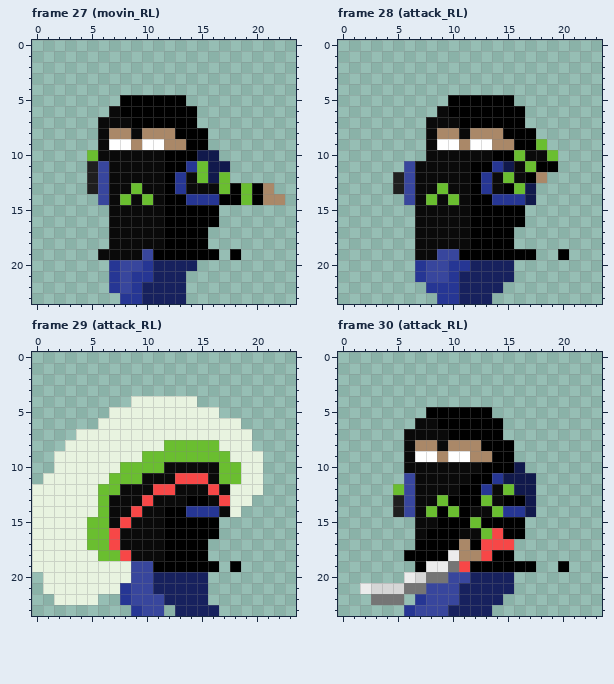
Pixel-art file: Assets/Resources/aseprite/perso1.aseprite. The picture above is the old version.
24x24 pixels, 32 frames. Colours within 5 levels of each other are drawn and written as one. Shown: frame 27 (movin_RL), frame 28 (attack_RL), frame 29 (attack_RL), frame 30 (attack_RL). The commit also changed other frames, which this record leaves out.
After:
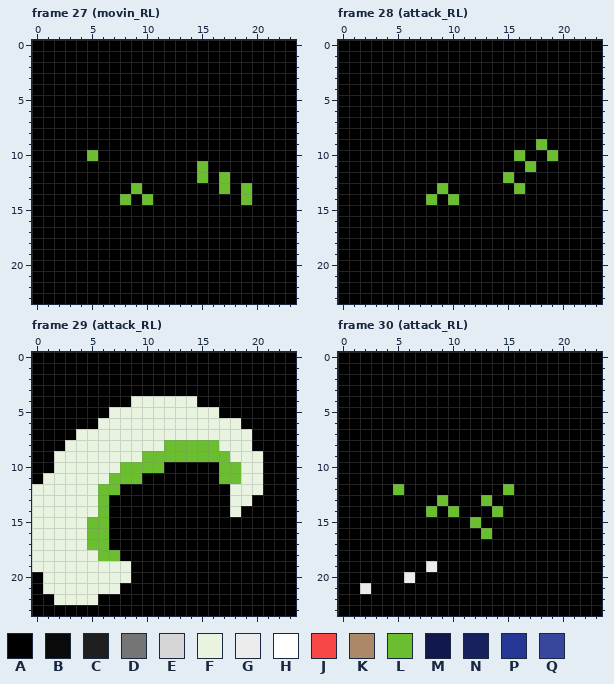
Palette (. is transparent): A #000000  B #0a0a0a  C #1f1f1f  D #757575  E #d6d6d6  F #e8f3e0  G #ececec  H #ffffff  J #f74747  K #aa8868  L #6abe30  M #11194c  N #17215e  P #263694  Q #38469d
Change:
layer "perso RL/legs" now hidden
layer "perso RL/arm R" now hidden
layer "perso RL/hoodie" now hidden
layer "perso RL/backpack" now hidden
layer "perso RL/arm L" now hidden
layer "perso RL/head" now hidden
layer "perso RL/arm L katana" now hidden
layer "tmp" added
layer "emission_map" added
--- frame 27 (movin_RL), layer "emission_map"
@@ x 0..23 @@
- 0 ........................
- 1 ........................
- 2 ........................
- 3 ........................
- 4 ........................
- 5 ........AAAAAA..........
- 6 .......BAAAAAAA.........
- 7 ......BBBAAAAAA.........
- 8 ......BKKBKKKAAA........
- 9 ......BHHKHHKKAA........
-10 .....LBBBBBBAAAMM.......
-11 .....CQBBBBBAAPLMM......
-12 .....CQBBBBBAPBLML......
-13 .....CQBBLBBAPBBBLALAK..
-14 ......QBLBLBAAPPPAALAKK.
-15 .......BBBBBAAAAA.......
-16 .......BBBBBAAAAA.......
-17 .......BBBBBAAAA........
-18 .......BBBBBAAAA........
-19 ......BBBBQAAAAAA.A.....
-20 .......PQQPNNNN.........
-21 .......PQPPNNN..........
-22 .......PQPNNNN..........
-23 ........PPNNNN..........
+ 0 AAAAAAAAAAAAAAAAAAAAAAAA
+ 1 AAAAAAAAAAAAAAAAAAAAAAAA
+ 2 AAAAAAAAAAAAAAAAAAAAAAAA
+ 3 AAAAAAAAAAAAAAAAAAAAAAAA
+ 4 AAAAAAAAAAAAAAAAAAAAAAAA
+ 5 AAAAAAAAAAAAAAAAAAAAAAAA
+ 6 AAAAAAAAAAAAAAAAAAAAAAAA
+ 7 AAAAAAAAAAAAAAAAAAAAAAAA
+ 8 AAAAAAAAAAAAAAAAAAAAAAAA
+ 9 AAAAAAAAAAAAAAAAAAAAAAAA
+10 AAAAALAAAAAAAAAAAAAAAAAA
+11 AAAAAAAAAAAAAAALAAAAAAAA
+12 AAAAAAAAAAAAAAALALAAAAAA
+13 AAAAAAAAALAAAAAAALALAAAA
+14 AAAAAAAALALAAAAAAAALAAAA
+15 AAAAAAAAAAAAAAAAAAAAAAAA
+16 AAAAAAAAAAAAAAAAAAAAAAAA
+17 AAAAAAAAAAAAAAAAAAAAAAAA
+18 AAAAAAAAAAAAAAAAAAAAAAAA
+19 AAAAAAAAAAAAAAAAAAAAAAAA
+20 AAAAAAAAAAAAAAAAAAAAAAAA
+21 AAAAAAAAAAAAAAAAAAAAAAAA
+22 AAAAAAAAAAAAAAAAAAAAAAAA
+23 AAAAAAAAAAAAAAAAAAAAAAAA
--- frame 28 (attack_RL), layer "emission_map"
@@ x 0..23 @@
- 0 ........................
- 1 ........................
- 2 ........................
- 3 ........................
- 4 ........................
- 5 ..........AAAAAA........
- 6 .........BAAAAAAA.......
- 7 ........BBBAAAAAA.......
- 8 ........BKKBKKKAAA......
- 9 ........BHHKHHKKAAL.....
-10 ........BBBBBBAALBBL....
-11 ......QBBBBBAAPMBLAA....
-12 .....CQBBBBBAPBLBAK.....
-13 .....CQBBLBBAPBALM......
-14 ......QBLBLBAAPPPM......
-15 .......BBBBBAAAAA.......
-16 .......BBBBBAAAAA.......
-17 .......BBBBBAAAA........
-18 .......BBBBBAAAA........
-19 .......BBQQAAAAAAA..A...
-20 .......PQQPPNNNN........
-21 .......PQQPNNNNN........
-22 ........PPPNNNN.........
-23 .........PPNNN..........
+ 0 AAAAAAAAAAAAAAAAAAAAAAAA
+ 1 AAAAAAAAAAAAAAAAAAAAAAAA
+ 2 AAAAAAAAAAAAAAAAAAAAAAAA
+ 3 AAAAAAAAAAAAAAAAAAAAAAAA
+ 4 AAAAAAAAAAAAAAAAAAAAAAAA
+ 5 AAAAAAAAAAAAAAAAAAAAAAAA
+ 6 AAAAAAAAAAAAAAAAAAAAAAAA
+ 7 AAAAAAAAAAAAAAAAAAAAAAAA
+ 8 AAAAAAAAAAAAAAAAAAAAAAAA
+ 9 AAAAAAAAAAAAAAAAAALAAAAA
+10 AAAAAAAAAAAAAAAALAALAAAA
+11 AAAAAAAAAAAAAAAAALAAAAAA
+12 AAAAAAAAAAAAAAALAAAAAAAA
+13 AAAAAAAAALAAAAAALAAAAAAA
+14 AAAAAAAALALAAAAAAAAAAAAA
+15 AAAAAAAAAAAAAAAAAAAAAAAA
+16 AAAAAAAAAAAAAAAAAAAAAAAA
+17 AAAAAAAAAAAAAAAAAAAAAAAA
+18 AAAAAAAAAAAAAAAAAAAAAAAA
+19 AAAAAAAAAAAAAAAAAAAAAAAA
+20 AAAAAAAAAAAAAAAAAAAAAAAA
+21 AAAAAAAAAAAAAAAAAAAAAAAA
+22 AAAAAAAAAAAAAAAAAAAAAAAA
+23 AAAAAAAAAAAAAAAAAAAAAAAA
--- frame 29 (attack_RL), layer "emission_map"
@@ x 0..23 @@
- 0 ........................
- 1 ........................
- 2 ........................
- 3 ........................
- 4 .........FFFFFF.........
- 5 .......FFFFFFFFFF.......
- 6 ......FFFFFFFFFFFFF.....
- 7 ....FFFFFFFFFFFFFFFF....
- 8 ...FFFFFFFFFLLLLLFFF....
- 9 ..FFFFFFFFLLLLLLLLFFF...
-10 ..FFFFFFLLLLBBBBBLLFF...
-11 .FFFFFFLLLBBBJJJBLLFF...
-12 FFFFFFLLBBBJJBBBJBFFF...
-13 FFFFFFLBBBJBBBAABJFF....
-14 FFFFFFLBBJBBAAPPPBF.....
-15 FFFFFLLBJBBBAAAAA.......
-16 FFFFFLLJBBBBAAAAA.......
-17 FFFFFLLJBBBBAAAA........
-18 FFFFFFLLJBBBAAAA........
-19 FFFFFFFFFQQAAAAAA.A.....
-20 .FFFFFFFFQQNNNNN........
-21 .FFFFFFFPQQNNNNN........
-22 ..FFFF..PQQQNNNN........
-23 .........PQQ.NNNN.......
+ 0 AAAAAAAAAAAAAAAAAAAAAAAA
+ 1 AAAAAAAAAAAAAAAAAAAAAAAA
+ 2 AAAAAAAAAAAAAAAAAAAAAAAA
+ 3 AAAAAAAAAAAAAAAAAAAAAAAA
+ 4 AAAAAAAAAFFFFFFAAAAAAAAA
+ 5 AAAAAAAFFFFFFFFFFAAAAAAA
+ 6 AAAAAAFFFFFFFFFFFFFAAAAA
+ 7 AAAAFFFFFFFFFFFFFFFFAAAA
+ 8 AAAFFFFFFFFFLLLLLFFFAAAA
+ 9 AAFFFFFFFFLLLLLLLLFFFAAA
+10 AAFFFFFFLLLLAAAAALLFFAAA
+11 AFFFFFFLLLAAAAAAALLFFAAA
+12 FFFFFFLLAAAAAAAAAAFFFAAA
+13 FFFFFFLAAAAAAAAAAAFFAAAA
+14 FFFFFFLAAAAAAAAAAAFAAAAA
+15 FFFFFLLAAAAAAAAAAAAAAAAA
+16 FFFFFLLAAAAAAAAAAAAAAAAA
+17 FFFFFLLAAAAAAAAAAAAAAAAA
+18 FFFFFFLLAAAAAAAAAAAAAAAA
+19 FFFFFFFFFAAAAAAAAAAAAAAA
+20 AFFFFFFFFAAAAAAAAAAAAAAA
+21 AFFFFFFFAAAAAAAAAAAAAAAA
+22 AAFFFFAAAAAAAAAAAAAAAAAA
+23 AAAAAAAAAAAAAAAAAAAAAAAA
--- frame 30 (attack_RL), layer "emission_map"
@@ x 0..23 @@
- 0 ........................
- 1 ........................
- 2 ........................
- 3 ........................
- 4 ........................
- 5 ........AAAAAA..........
- 6 .......BBAAAAAA.........
- 7 ......BBBBAAAAA.........
- 8 ......BKKBKKKAAA........
- 9 ......BHHKHHKKAA........
-10 ......BBBBBBBAAAM.......
-11 ......QBBBBBAAPMMM......
-12 .....LQBBBBAAPBLMM......
-13 .....CQBBLAAALBAAM......
-14 .....CQBLALABBLPPM......
-15 .......BBAAALAAAA.......
-16 .......BAAABBLJAA.......
-17 .......AAAAKAJJJ........
-18 ......AAAAGKKJAA........
-19 .......AGGDJAAAAAA..A...
-20 ......GEDDQQNNNN........
-21 ..GEEEDDQQQNNNNN........
-22 ...DDD.PQQQNNNN.........
-23 ......PQQQNNNN..........
+ 0 AAAAAAAAAAAAAAAAAAAAAAAA
+ 1 AAAAAAAAAAAAAAAAAAAAAAAA
+ 2 AAAAAAAAAAAAAAAAAAAAAAAA
+ 3 AAAAAAAAAAAAAAAAAAAAAAAA
+ 4 AAAAAAAAAAAAAAAAAAAAAAAA
+ 5 AAAAAAAAAAAAAAAAAAAAAAAA
+ 6 AAAAAAAAAAAAAAAAAAAAAAAA
+ 7 AAAAAAAAAAAAAAAAAAAAAAAA
+ 8 AAAAAAAAAAAAAAAAAAAAAAAA
+ 9 AAAAAAAAAAAAAAAAAAAAAAAA
+10 AAAAAAAAAAAAAAAAAAAAAAAA
+11 AAAAAAAAAAAAAAAAAAAAAAAA
+12 AAAAALAAAAAAAAALAAAAAAAA
+13 AAAAAAAAALAAALAAAAAAAAAA
+14 AAAAAAAALALAAALAAAAAAAAA
+15 AAAAAAAAAAAALAAAAAAAAAAA
+16 AAAAAAAAAAAAALAAAAAAAAAA
+17 AAAAAAAAAAAAAAAAAAAAAAAA
+18 AAAAAAAAAAAAAAAAAAAAAAAA
+19 AAAAAAAAGAAAAAAAAAAAAAAA
+20 AAAAAAGAAAAAAAAAAAAAAAAA
+21 AAGAAAAAAAAAAAAAAAAAAAAA
+22 AAAAAAAAAAAAAAAAAAAAAAAA
+23 AAAAAAAAAAAAAAAAAAAAAAAA
